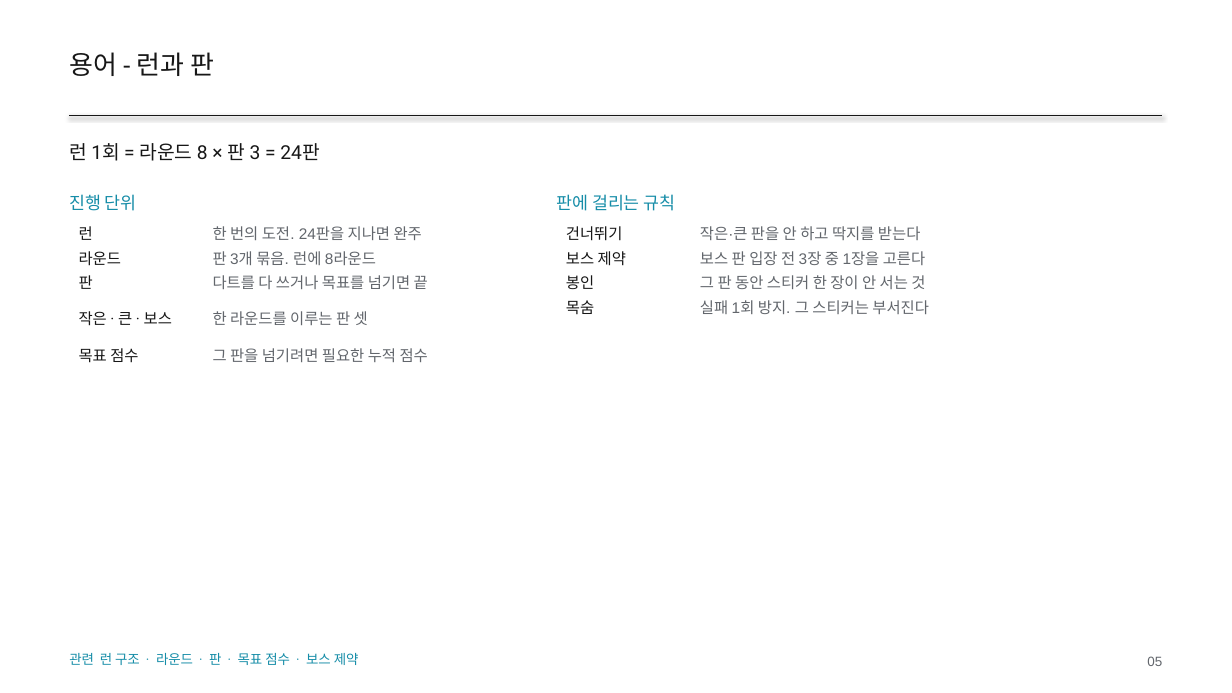
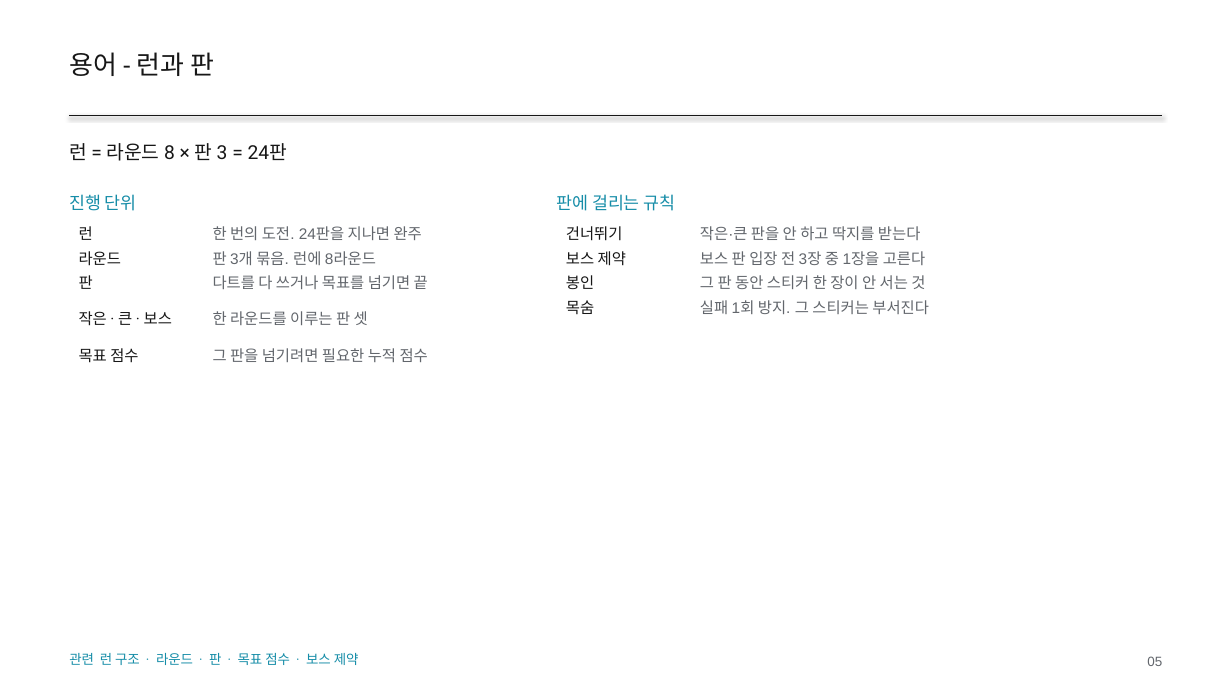
Before and after one commit to GGbong69/test-03, a slide deck: slide 5 of docs/HIGHTONE_기획서.pptx. Drawn at 1232x693 pixels with LibreOffice and Linux fonts; fonts in the diff are those of the drawing. Boxes give left, top, right and bottom in pixels: in the first picture for what was removed or moved away, otherwise in the second. Text is boxed around its words. In the diff, an @@ line names an element or a change of style, - is before the commit and + after.

```diff
--- a/docs/HIGHTONE_기획서.pptx
+++ b/docs/HIGHTONE_기획서.pptx
@@ text at bbox=[69, 143, 287, 161]: text changed @@
-런 1회 = 라운드 8 × 판 3 = 24판
+런 = 라운드 8 × 판 3 = 24판
```
Also in this commit, not shown: 21 other slides changed, 2 other files.
